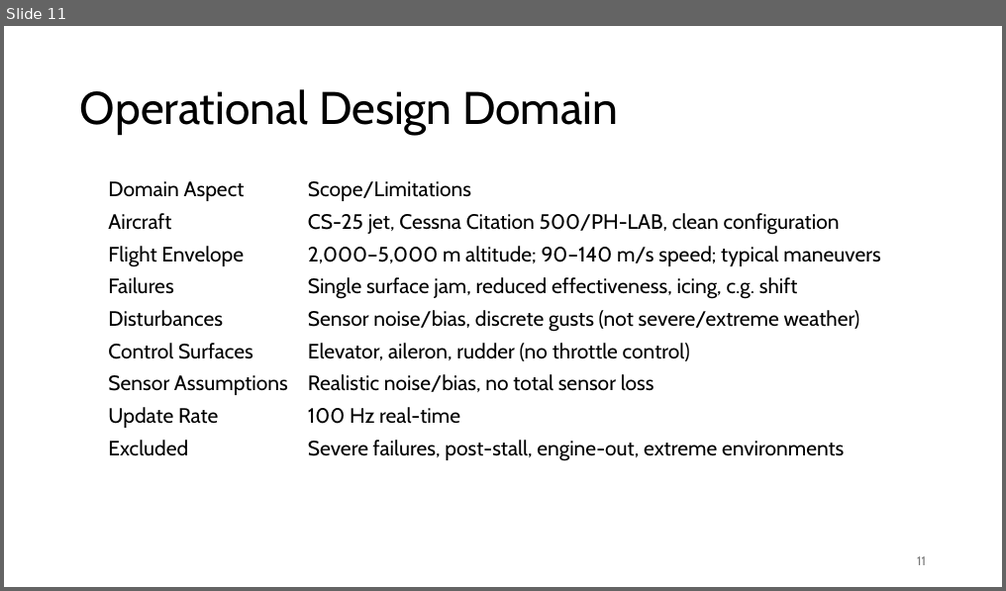
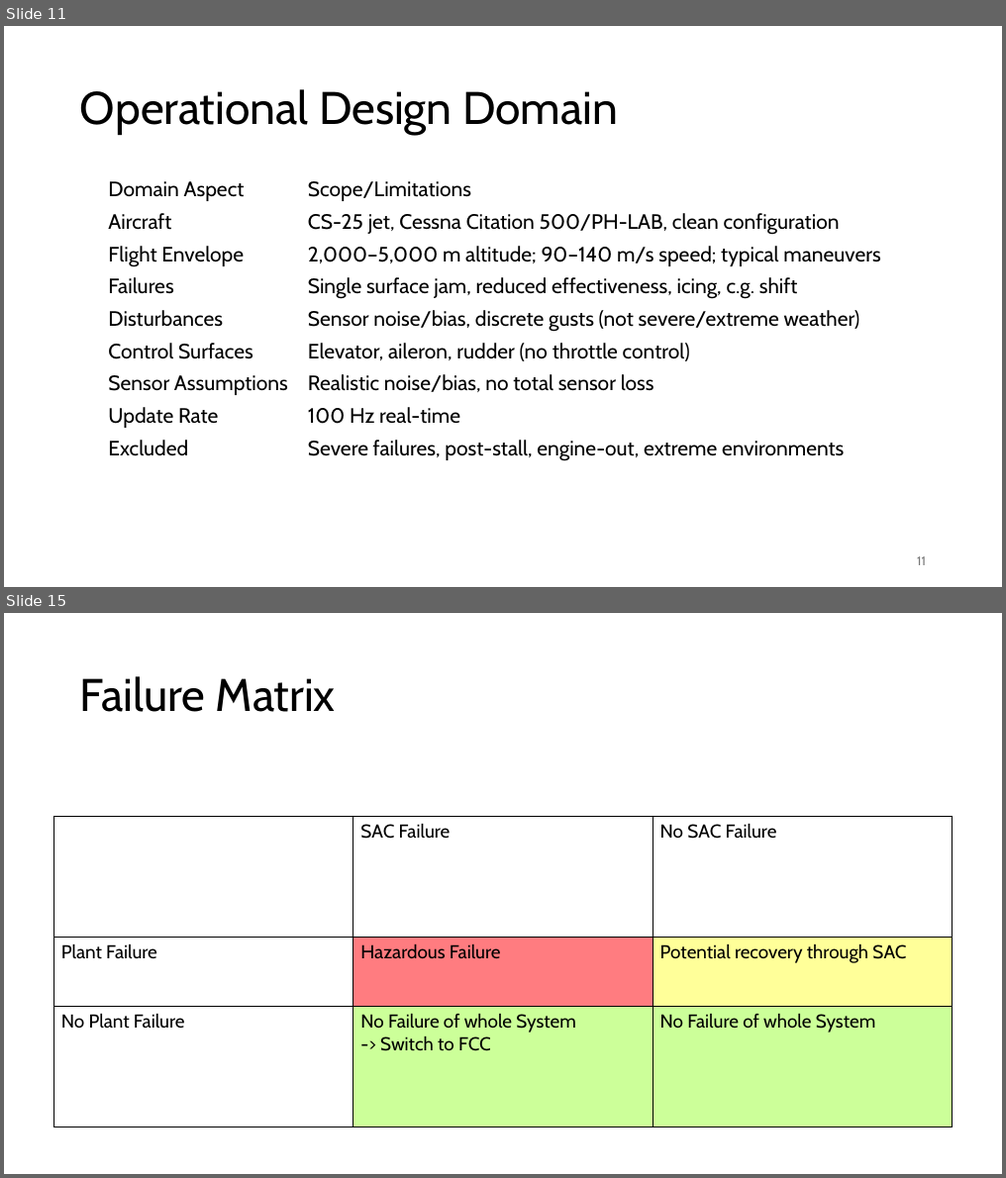
Before and after one commit to Niels149/AIASFault, a slide deck: AIASPres.pptx. Shown one above the other, each under a label of ours: slide 11 before the commit, slides 11 and 15 after it; the slides between them are not shown. The pictures are 1006x591 and 1006x1178 pixels, drawn with LibreOffice and Linux fonts; fonts in the diff are those of the drawing. Boxes give left, top, right and bottom in pixels: in the first picture for what was removed or moved away, otherwise in the second. Text is boxed around its words. In the diff, an @@ line names an element or a change of style, - is before the commit and + after.

```diff
--- a/AIASPres.pptx
+++ b/AIASPres.pptx
@@ slide 15 added at (4,613,1002,1174), background #FFFFFF @@
@@ title added at (80,676,336,712), 44 pt, text #000000 @@
+Failure Matrix
@@ table added at (54,816,952,1128), 3 rows, 3 columns @@
+ | SAC Failure | No SAC Failure
+Plant Failure | Hazardous Failure | Potential recovery through SAC
+No Plant Failure | No Failure of whole System / -> Switch to FCC | No Failure of whole System
```
Also in this commit, not shown: 6 slides changed, 2 other slides added, 3 slides removed, 1 other file.
